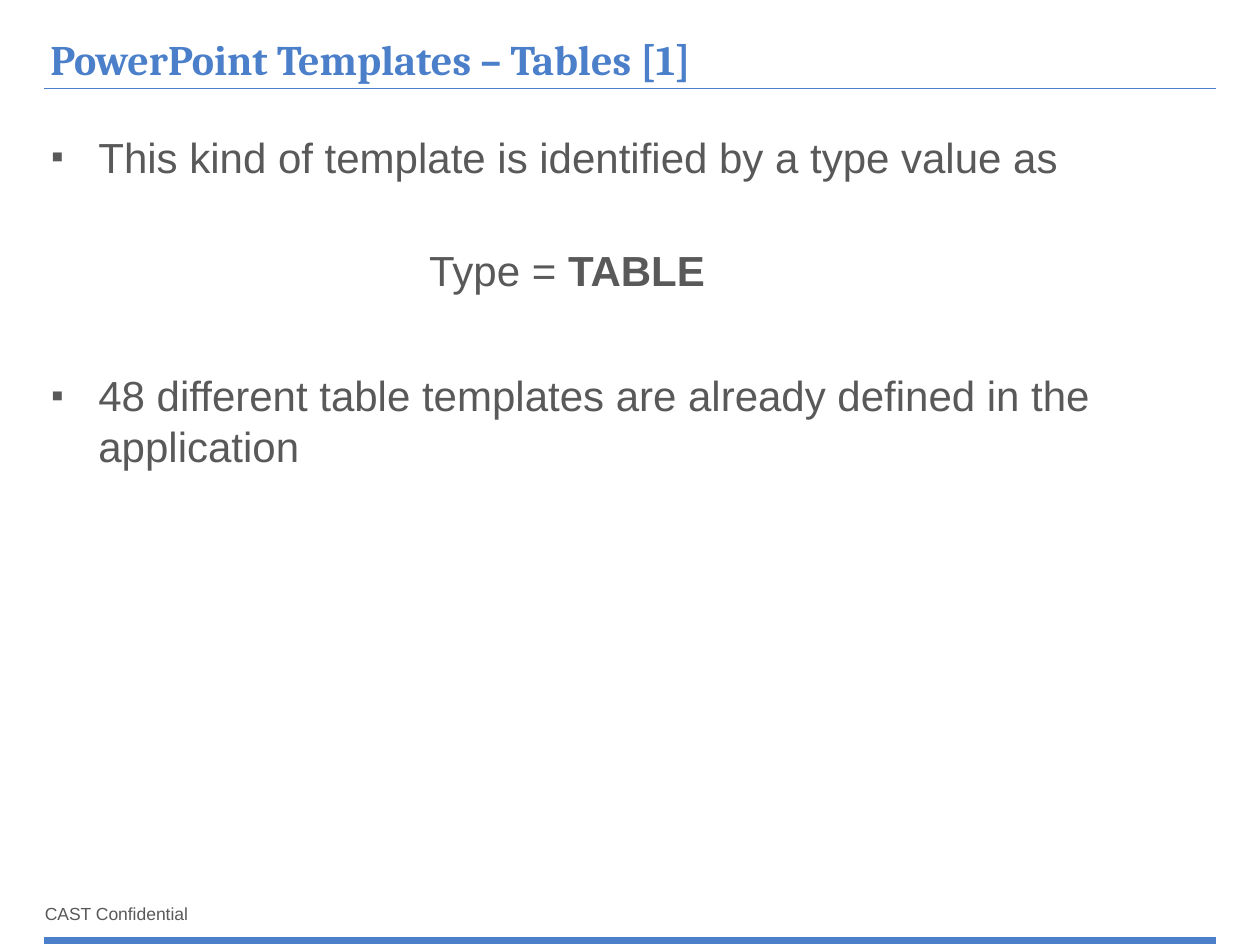
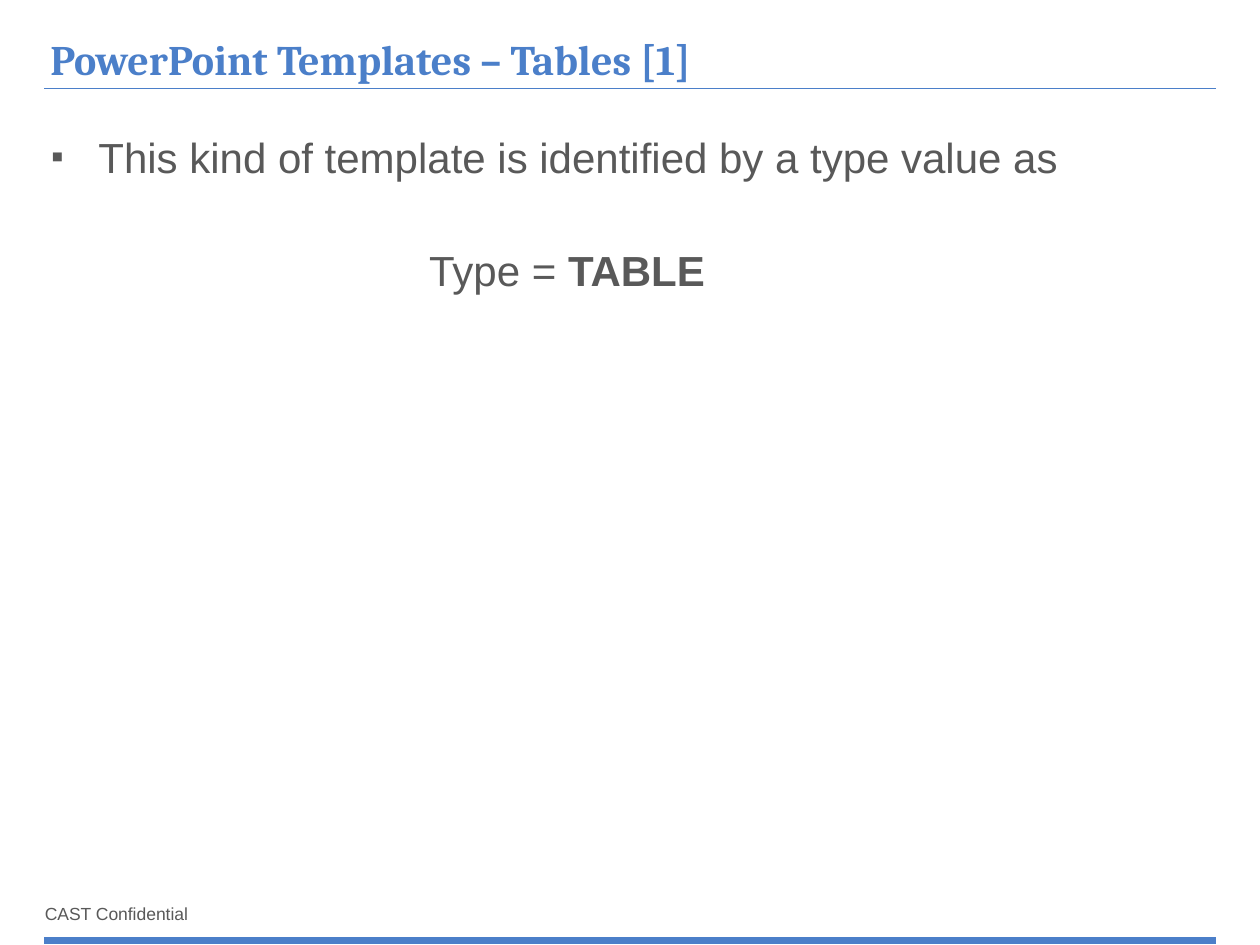
Before and after one commit to CAST-projects/ReportGenerator, a slide deck: slide 31 of CastReporting.Reporting/TemplatesFiles/1- Powerpoint-components-library.pptx. Drawn at 1260x945 pixels with LibreOffice and Linux fonts; fonts in the diff are those of the drawing; background and template pictures are left out. Boxes give left, top, right and bottom in pixels: in the first picture for what was removed or moved away, otherwise in the second. Text is boxed around its words. In the diff, an @@ line names an element or a change of style, - is before the commit and + after.

Commit message:
REPORTGEN-152 : update library templates

```diff
--- a/CastReporting.Reporting/TemplatesFiles/1- Powerpoint-components-library.pptx
+++ b/CastReporting.Reporting/TemplatesFiles/1- Powerpoint-components-library.pptx
@@ text at [98,380,1089,470]: paragraph removed @@
-▪ 48 different table templates are already defined in the application
```
Also in this commit, not shown: 4 other slides changed, 1 slide added, 2 other files.
